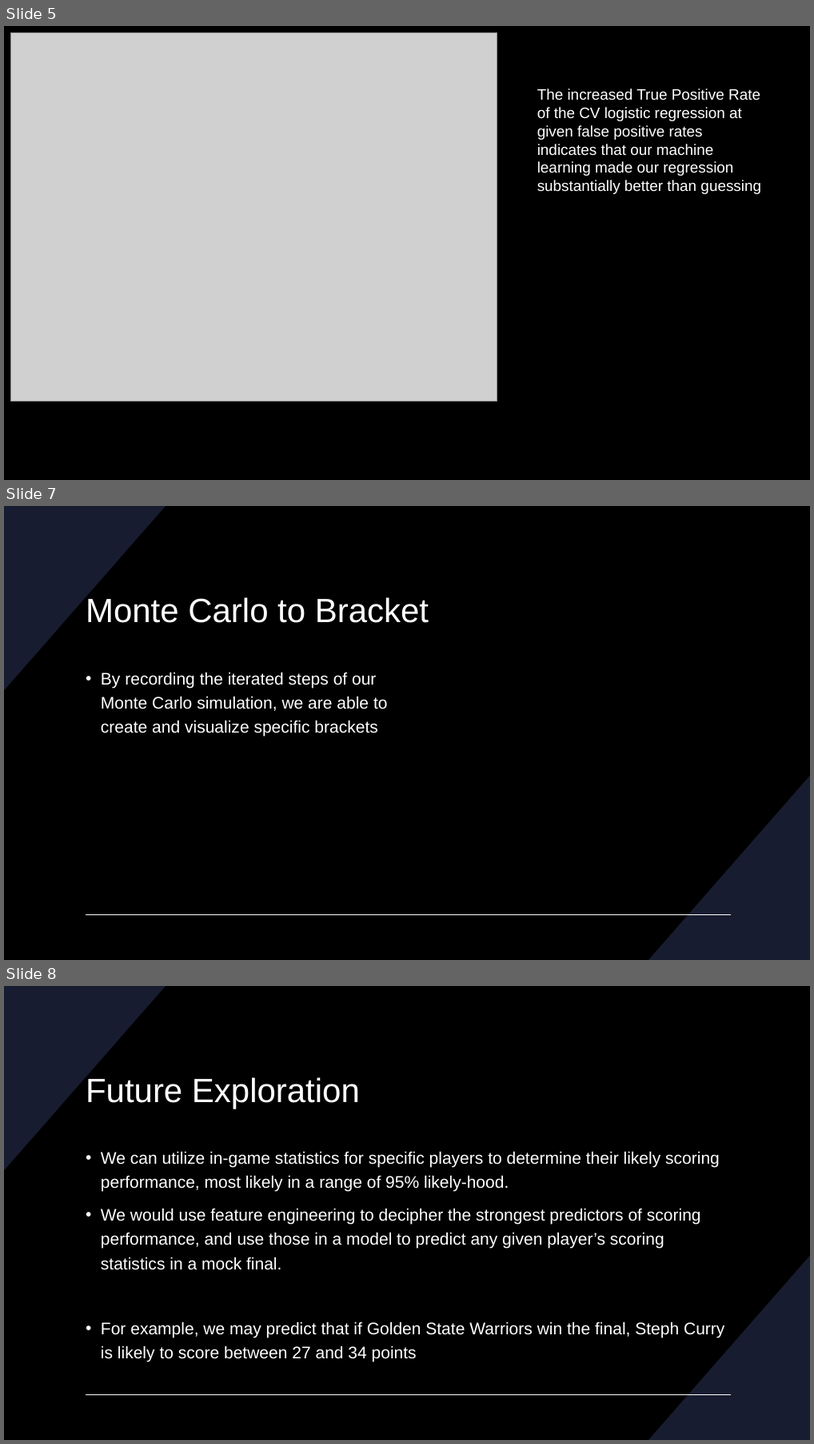
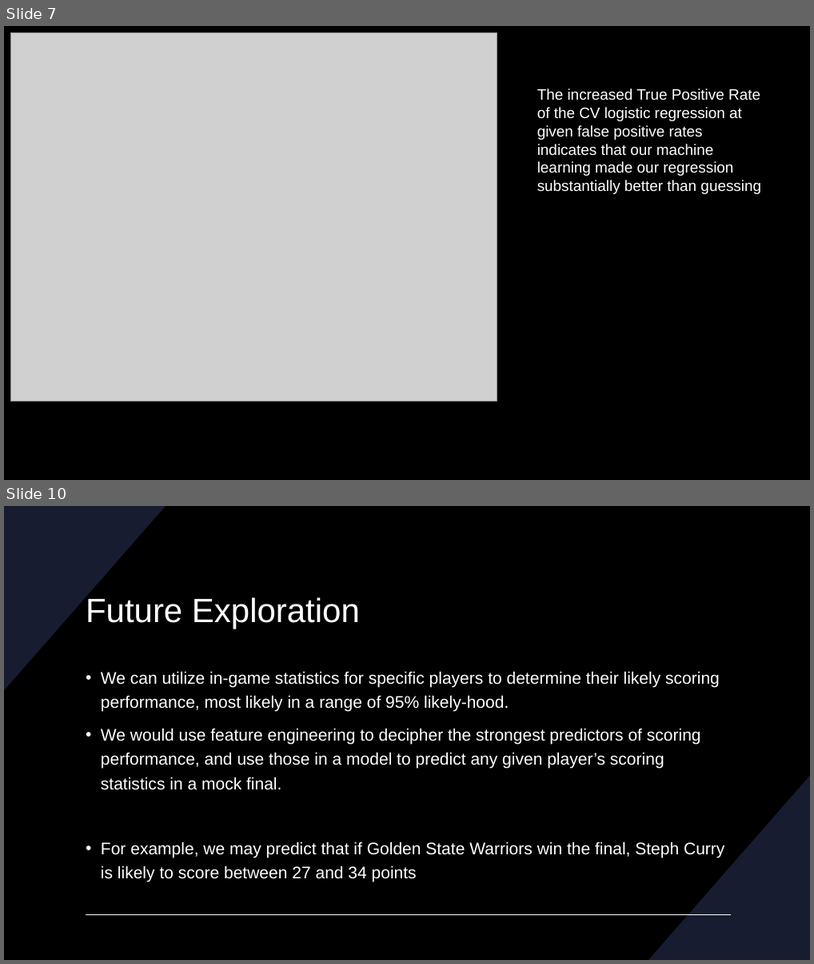
Before and after one commit to crawleyliam/NBA_playoff_bracket, a slide deck: NBA Playoff Powerpoint.pptx. Shown one above the other, each under a label of ours: slides 5, 7 and 8 before the commit, slides 7 and 10 after it; the slides between them are not shown. The pictures are 814x1444 and 814x964 pixels, drawn with LibreOffice and Linux fonts; fonts in the diff are those of the drawing; grey boxes stand for pictures. Boxes give left, top, right and bottom in pixels: in the first picture for what was removed or moved away, otherwise in the second. Text is boxed around its words. In the diff, an @@ line names an element or a change of style, - is before the commit and + after.

```diff
--- a/NBA Playoff Powerpoint.pptx
+++ b/NBA Playoff Powerpoint.pptx
@@ slide 7 removed at (x1=4, y1=506, x2=810, y2=960), background #000000; not listed: 3 template elements that a slide beside it also shows @@
@@ title removed at (x1=86, y1=595, x2=429, y2=623) @@
-Monte Carlo to Bracket
@@ text removed at (x1=101, y1=672, x2=388, y2=736) @@
-• By recording the iterated steps of our Monte Carlo simulation, we are able to create and visualize specific brackets
@@ what was slide 5 is now slide 7 @@
@@ what was slide 8 is now slide 10 @@
```
Also in this commit, not shown: 2 slides changed, 4 slides added.
